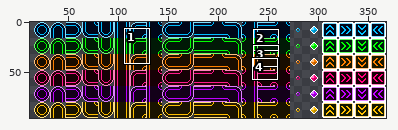
Sprite sheet, stored at img/maze/MazeTiles.png. Above, an overview of the earlier version with the close-up marked.
Close-up. First the earlier version:
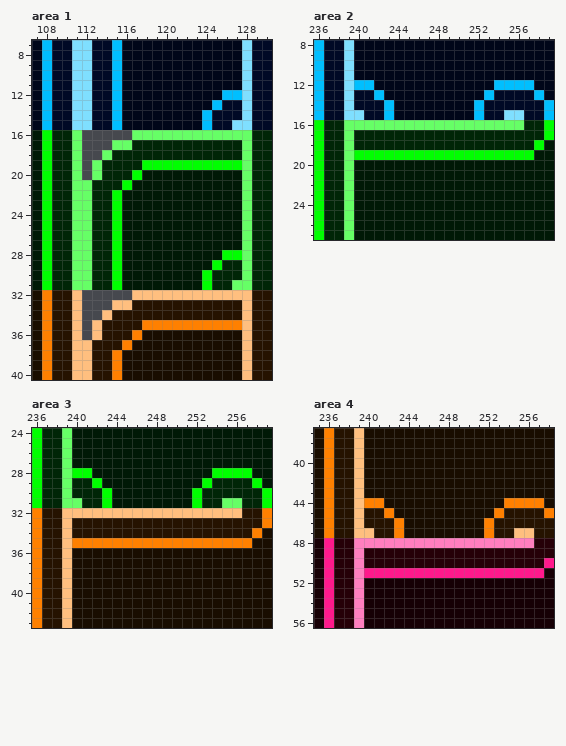
The file is 368x96 pixels. Colours within 5 levels of each other are drawn and written as one. Shown: area 1: x 107..130, y 7..40; area 2: x 236..259, y 8..27; area 3: x 236..259, y 24..43; area 4: x 235..258, y 37..56. The wide view leaves out empty margins. The commit also changed other parts of the picture, which this record leaves out.
The same view after the edit:
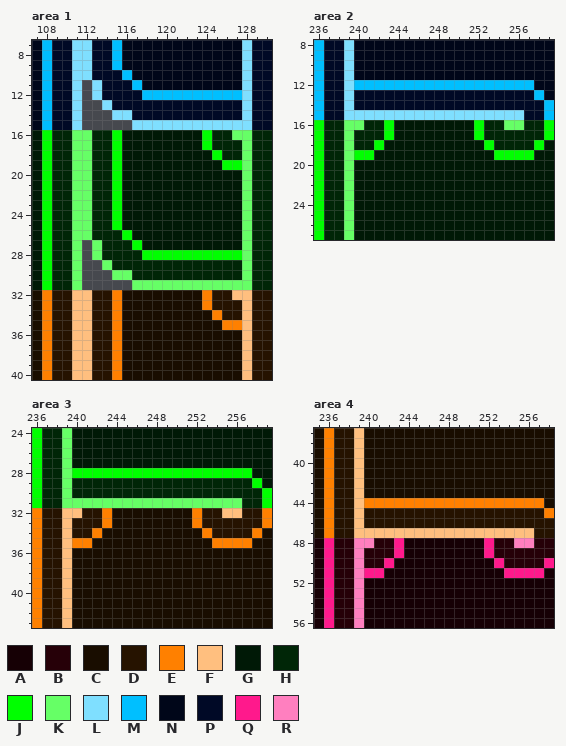
Palette (. is transparent): A #160005  B #260008  C #190d00  D #261300  E #ff8000  F #ffbf7f  G #001906  H #002607  J #00ff00  K #66ff66  L #7fdfff  M #00bfff  N #000619  P #000926  Q #ff198c  R #ff7fbf
Edits made:
Area 1:
y 10: x 115..116 MN -> PM
y 11: x 112..113 LP -> .L; x 115..117 MNN -> PPM
y 12: x 112..113 LP -> .L; x 115..125 MNNNNNNNNNN -> PPPMMMMMMMM
y 13: x 112..125 LPPMNNNNNNNNNM -> ..LPPPPPPPPPPP
y 14: x 112..124 LPPMNNNNNNNNM -> ...LLPPPPPPPP
y 15: x 112..126 LPPMNNNNNNNNMPP -> .....LLLLLLLLLL
y 16: x 112..126 .....KKKKKKKKKK -> KHHJGGGGGGGGJHH
y 17: x 112..124 ...KKHHHHHHHH -> KHHJGGGGGGGGJ
y 18: x 112..125 ..KHHHHHHHHHHH -> KHHJGGGGGGGGGJ
y 19: x 112..113 .K -> KH; x 115..125 HHHJJJJJJJJ -> JGGGGGGGGGG
y 20: x 112..113 .K -> KH; x 115..117 HHJ -> JGG
y 21: x 115..116 HJ -> JG
y 26: x 115..116 JG -> HJ
y 27: x 112..113 KH -> .K; x 115..117 JGG -> HHJ
y 28: x 112..113 KH -> .K; x 115..125 JGGGGGGGGGG -> HHHJJJJJJJJ
y 29: x 112..125 KHHJGGGGGGGGGJ -> ..KHHHHHHHHHHH
y 30: x 112..124 KHHJGGGGGGGGJ -> ...KKHHHHHHHH
y 31: x 112..126 KHHJGGGGGGGGJHH -> .....KKKKKKKKKK
y 32: x 112..126 .....FFFFFFFFFF -> FDDECCCCCCCCEDD
y 33: x 112..124 ...FFDDDDDDDD -> FDDECCCCCCCCE
y 34: x 112..125 ..FDDDDDDDDDDD -> FDDECCCCCCCCCE
y 35: x 112..113 .F -> FD; x 115..125 DDDEEEEEEEE -> ECCCCCCCCCC
y 36: x 112..113 .F -> FD; x 115..117 DDE -> ECC
y 37: x 115..116 DE -> EC
Area 2:
y 12: x 242..253 NNNNNNNNNNNN -> MMMMMMMMMMMM
y 13: x 242..253 MNNNNNNNNNNM -> PPPPPPPPPPPP
y 14: x 243..252 MNNNNNNNNM -> PPPPPPPPPP
y 15: x 241..254 PPMNNNNNNNNMPP -> LLLLLLLLLLLLLL
y 16: x 241..254 KKKKKKKKKKKKKK -> HHJGGGGGGGGJHH
y 17: x 243..252 HHHHHHHHHH -> JGGGGGGGGJ
y 18: x 242..253 HHHHHHHHHHHH -> JGGGGGGGGGGJ
y 19: x 242..253 JJJJJJJJJJJJ -> GGGGGGGGGGGG
Area 3:
y 28: x 242..253 GGGGGGGGGGGG -> JJJJJJJJJJJJ
y 29: x 242..253 JGGGGGGGGGGJ -> HHHHHHHHHHHH
y 30: x 243..252 JGGGGGGGGJ -> HHHHHHHHHH
y 31: x 241..254 HHJGGGGGGGGJHH -> KKKKKKKKKKKKKK
y 32: x 241..254 FFFFFFFFFFFFFF -> DDECCCCCCCCEDD
y 33: x 243..252 DDDDDDDDDD -> ECCCCCCCCE
y 34: x 242..253 DDDDDDDDDDDD -> ECCCCCCCCCCE
y 35: x 242..253 EEEEEEEEEEEE -> CCCCCCCCCCCC
Area 4:
y 44: x 242..253 CCCCCCCCCCCC -> EEEEEEEEEEEE
y 45: x 242..253 ECCCCCCCCCCE -> DDDDDDDDDDDD
y 46: x 243..252 ECCCCCCCCE -> DDDDDDDDDD
y 47: x 241..254 DDECCCCCCCCEDD -> FFFFFFFFFFFFFF
y 48: x 241..254 RRRRRRRRRRRRRR -> BBQAAAAAAAAQBB
y 49: x 243..252 BBBBBBBBBB -> QAAAAAAAAQ
y 50: x 242..253 BBBBBBBBBBBB -> QAAAAAAAAAAQ
y 51: x 242..253 QQQQQQQQQQQQ -> AAAAAAAAAAAA
Where, in picture pixels (left, top, right, bottom), the same in both close-ups:
changed: (82, 70, 232, 190)
changed: (82, 230, 232, 350)
changed: (364, 80, 504, 160)
changed: (82, 468, 222, 548)
changed: (374, 498, 514, 578)
